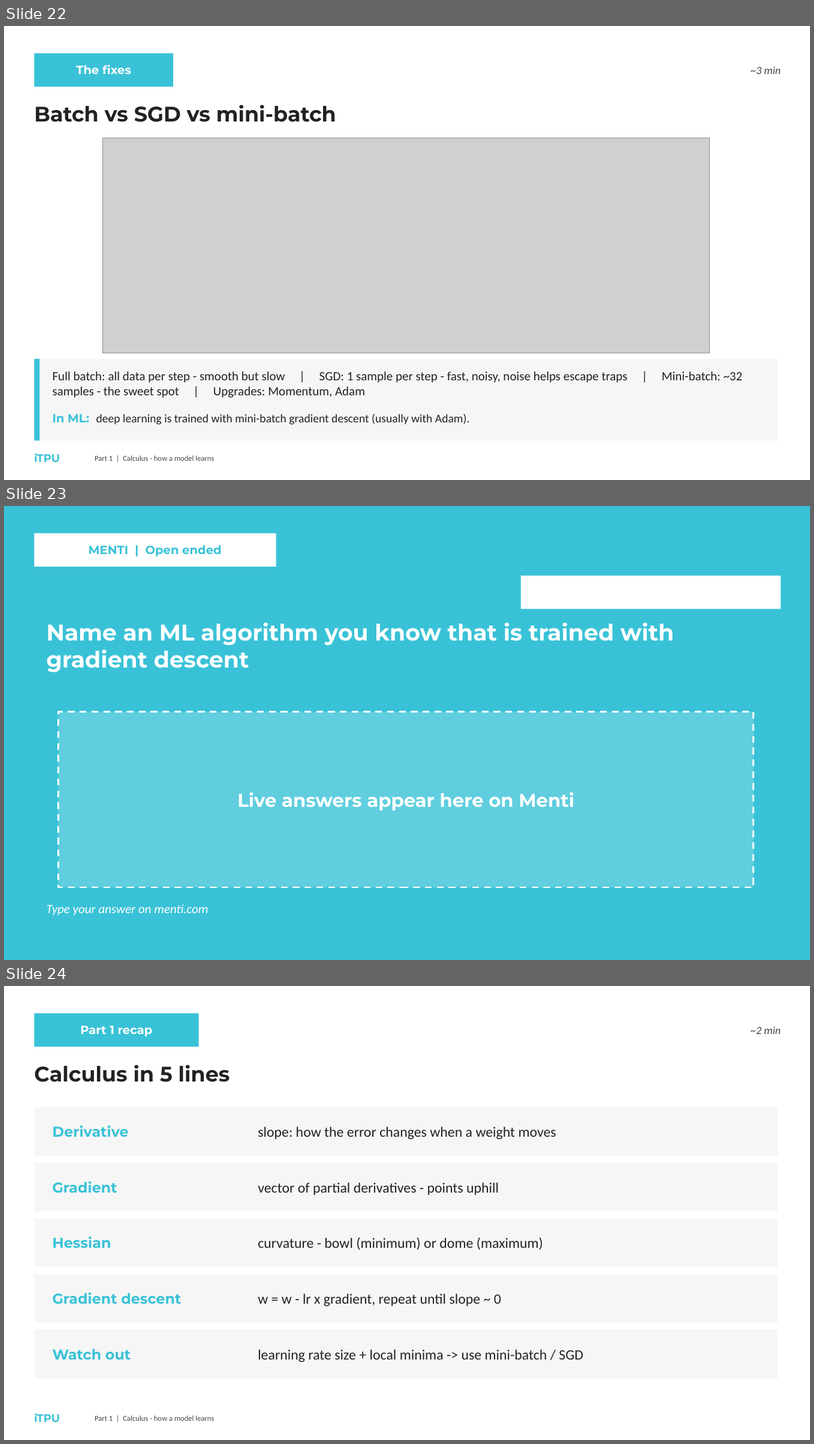
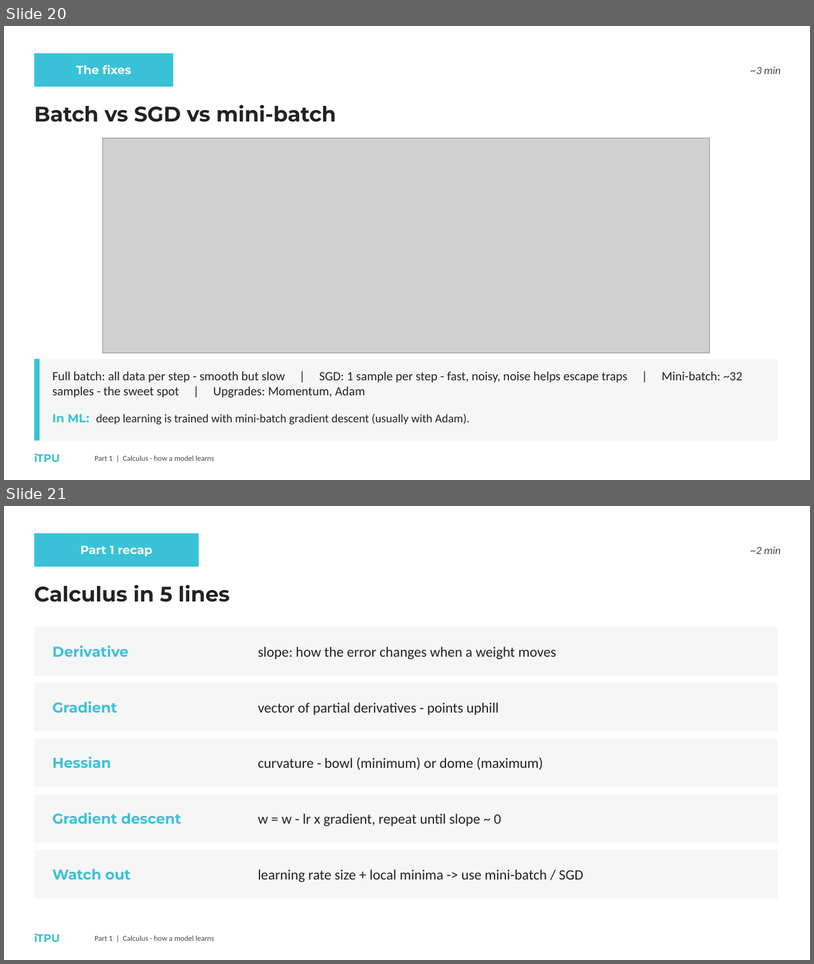
Before and after one commit to dilrabonu/itpu-course-materials, a slide deck: courses/03-introduction-to-machine-learning/17-calculus-basics/Topics7_8_Lesson_90min.pptx. Shown one above the other, each under a label of ours: slides 22, 23 and 24 before the commit, slides 20 and 21 after it. The pictures are 814x1444 and 814x964 pixels, drawn with LibreOffice and Linux fonts; fonts in the diff are those of the drawing; grey boxes stand for pictures. Boxes give left, top, right and bottom in pixels: in the first picture for what was removed or moved away, otherwise in the second. Text is boxed around its words. In the diff, an @@ line names an element or a change of style, - is before the commit and + after.

```diff
--- a/courses/03-introduction-to-machine-learning/17-calculus-basics/Topics7_8_Lesson_90min.pptx
+++ b/courses/03-introduction-to-machine-learning/17-calculus-basics/Topics7_8_Lesson_90min.pptx
@@ slide 23 removed at bbox=[4, 506, 810, 960], background #39C2D7 @@
@@ rectangle removed at bbox=[34, 533, 276, 567] @@
@@ text removed at bbox=[89, 545, 222, 556] @@
-MENTI | Open ended
@@ rectangle removed at bbox=[521, 576, 782, 609] @@
@@ text removed at bbox=[47, 622, 674, 672] @@
-Name an ML algorithm you know that is trained with gradient descent
@@ rectangle removed at bbox=[59, 712, 754, 887] @@
@@ text removed at bbox=[237, 792, 575, 810] @@
-Live answers appear here on Menti
@@ text removed at bbox=[47, 904, 208, 915] @@
-Type your answer on menti.com
@@ what was slide 22 is now slide 20 @@
@@ what was slide 24 is now slide 21 @@
```
Also in this commit, not shown: 3 other slides removed, 1 other file.
